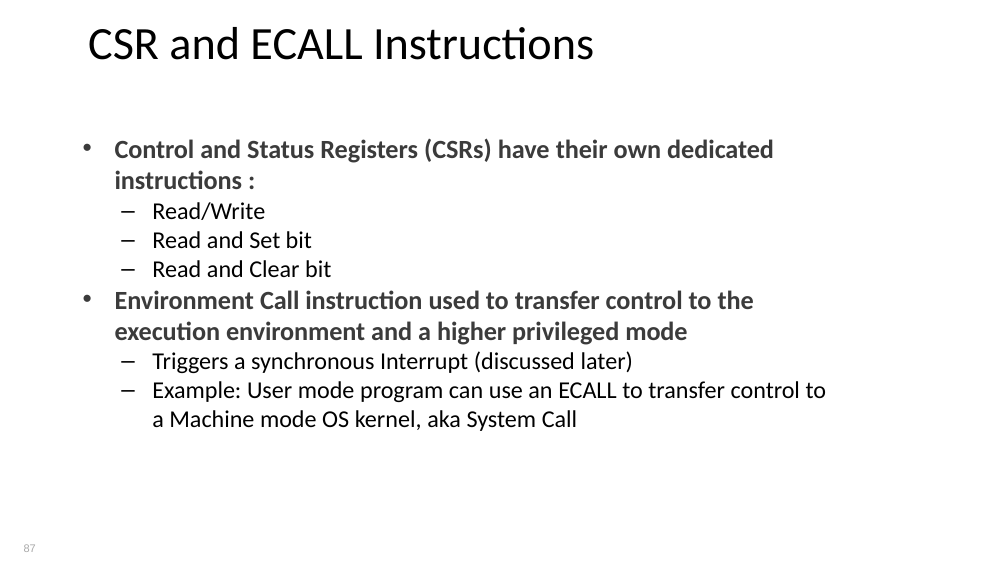
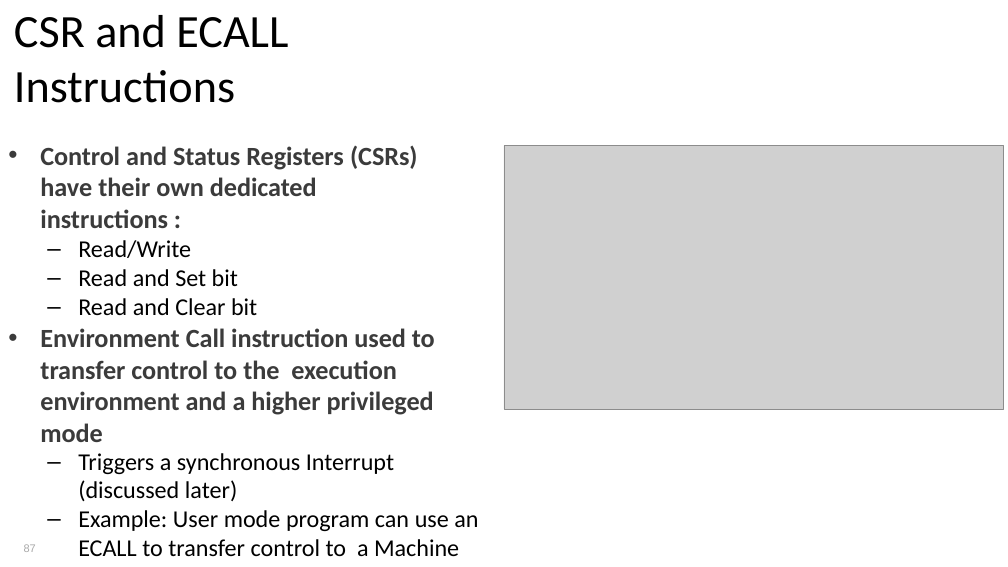
Before and after one commit to PG-DESD/CDAC_Sharing_Data, a slide deck: slide 87 of Microprocessor/TheoryLectures/RISC-V_Theory.pptx. Drawn at 1008x567 pixels with LibreOffice and Linux fonts; fonts in the diff are those of the drawing; grey boxes stand for pictures. Boxes give left, top, right and bottom in pixels: in the first picture for what was removed or moved away, otherwise in the second. Text is boxed around its words. In the diff, an @@ line names an element or a change of style, - is before the commit and + after.

```diff
--- a/Microprocessor/TheoryLectures/RISC-V_Theory.pptx
+++ b/Microprocessor/TheoryLectures/RISC-V_Theory.pptx
@@ text "CSR and ECALL Instructions" rewrapped from box(88, 27, 827, 431) to box(14, 15, 478, 556) @@
@@ picture added at box(504, 145, 1004, 409) @@
```
Also in this commit, not shown: 4 other slides changed, 47 other files.
